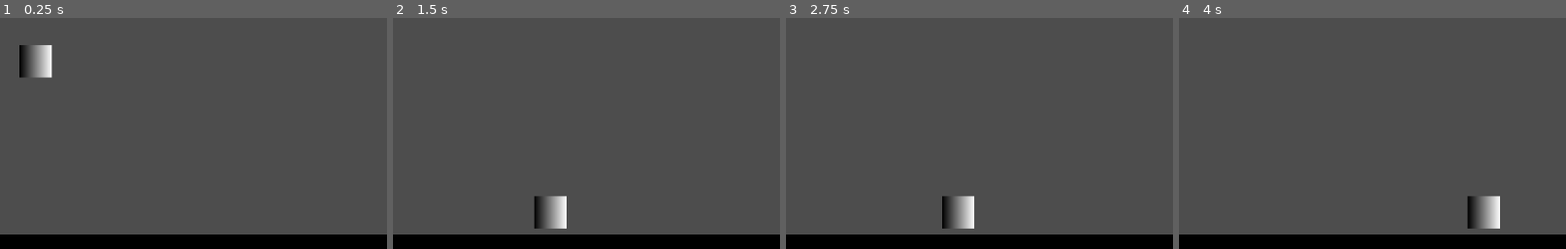
Above: before the commit, frames 1-4 (left to right).
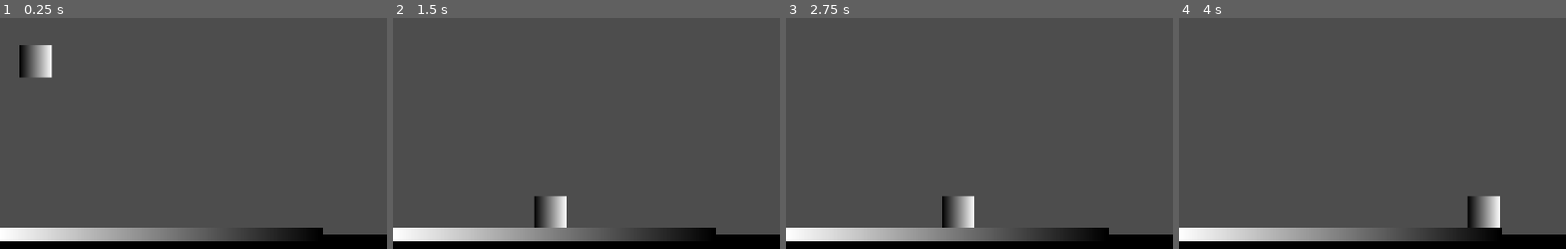
Above: after the commit, the same moments.

Repository: Globs-United/Project
Game: Godot game, scene res://node_2d.tscn
Same seed, same stepped clock (60 frames per second), same inputs: the game is played once before the commit and once after it.
Inputs:
- Up to frame 1 (0.25 s): no input
- Up to frame 2 (1.5 s): hold Right (moveRight) from 0.53 s (still down); tap Space (jump) at 0.77 s
- Up to frame 3 (2.75 s): tap Space (jump) at 1.52 s; release Right (moveRight) at 2.03 s; hold Left (moveLeft) from 2.03 s (still down)
- Up to frame 4 (4 s): release Left (moveLeft) at 2.78 s; hold Right (moveRight) from 2.78 s (still down); tap Space (jump) at 3.02, 3.77 s
The pictures show only the part of the screen within x 0-50%, y 2-52%; the shares and areas given below are measured in that part.

The runs differ from the first frame. In frame 1, 4.2% of the frame differs, in the area x 0-84%, y 90-97%; in frame 2, 4.2%; in frame 3, 4.2%; in frame 4, 4.2%.

Commit message:
fix lack of grey.png

Diff:
--- a/node_2d.tscn
+++ b/node_2d.tscn
@@ -1,10 +1,9 @@
-[gd_scene load_steps=10 format=3 uid="uid://c8cicg3xt0mk8"]
+[gd_scene load_steps=11 format=3 uid="uid://c8cicg3xt0mk8"]
 
 [ext_resource type="Script" uid="uid://c6gpld4isg7ew" path="res://scripts/playerf.gd" id="1_0e48y"]
 [ext_resource type="Texture2D" uid="uid://ccbim107j7xxo" path="res://sprites/2025_03_29_0iw_Kleki.png" id="2_q6r6c"]
 [ext_resource type="Script" uid="uid://caa25t2cwn6p6" path="res://bottom.gd" id="3_epypp"]
 [ext_resource type="Script" uid="uid://bo555vpjdrsej" path="res://scripts/wall.gd" id="4_q6r6c"]
-[ext_resource type="Texture2D" uid="uid://cw7jv13e5djli" path="res://sprites/grey.png" id="5_kdubu"]
 
 [sub_resource type="Gradient" id="Gradient_epypp"]
 
@@ -13,6 +12,12 @@
 
 [sub_resource type="RectangleShape2D" id="RectangleShape2D_0hol4"]
 size = Vector2(96, 96)
+
+[sub_resource type="Gradient" id="Gradient_0hol4"]
+colors = PackedColorArray(1, 1, 1, 1, 0, 0, 0, 1)
+
+[sub_resource type="GradientTexture1D" id="GradientTexture1D_q6r6c"]
+gradient = SubResource("Gradient_0hol4")
 
 [sub_resource type="RectangleShape2D" id="RectangleShape2D_q6r6c"]
 size = Vector2(96, 96)
@@ -47,9 +52,9 @@
 metadata/_edit_group_ = true
 
 [node name="Grey" type="Sprite2D" parent="wall"]
-position = Vector2(0, 3.05176e-05)
-scale = Vector2(0.96, 0.96)
-texture = ExtResource("5_kdubu")
+position = Vector2(7.15256e-06, 9.48906e-05)
+scale = Vector2(0.375, 99.9999)
+texture = SubResource("GradientTexture1D_q6r6c")
 
 [node name="CollisionShape2D" type="CollisionShape2D" parent="wall"]
 position = Vector2(0, -6.10352e-05)
